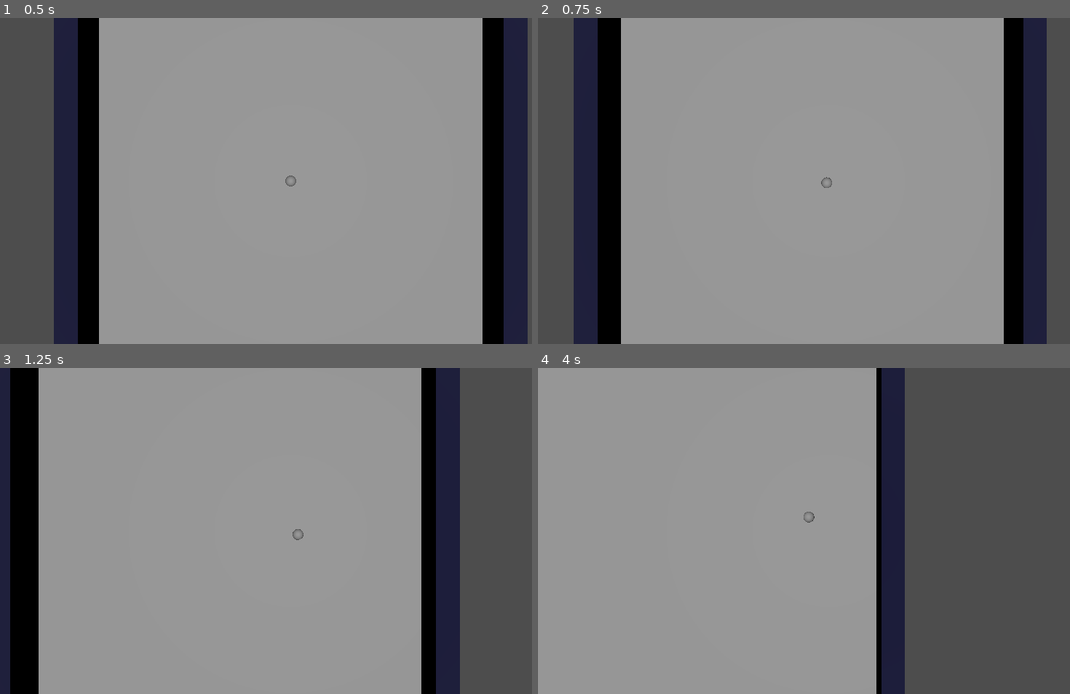
Above: before the commit, frames 1-4 (two rows, left to right).
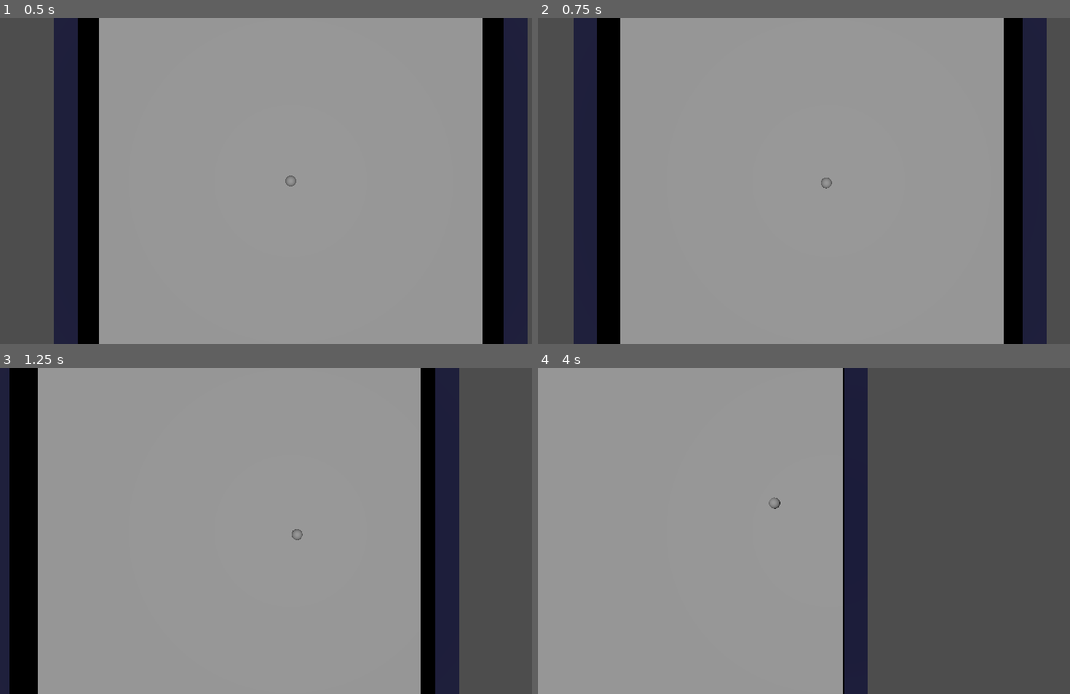
Above: after the commit, the same moments.

Repository: karstenpedersen/robo-blocks
Game: Godot game, scene res://src/scenes/game-scenes/tobias-world.tscn
Two runs of this game, one before a commit and one after it. Both use one fixed random seed, a clock stepped at 60 frames per second and the inputs below. The project has no main scene, so this scene is started directly.
Inputs (mouse positions are in pixels of both pictures, inside the frame that each line leads up to):
- Up to frame 1 (0.5 s): no input
- Up to frame 2 (0.75 s): tap Enter at 0.5 s; move the mouse to (958, 164) at 0.52 s; hold D (move_right) from 0.53 s (still down); hold Shift (sprint) from 0.53 s (still down)
- Up to frame 3 (1.25 s): keep holding D (move_right); keep holding Shift (sprint)
- Up to frame 4 (4 s): move the mouse to (713, 547) at 1.27 s; release D (move_right) at 1.28 s; release Shift (sprint) at 1.28 s; hold S (move_down) 1.28-2.03 s; tap Shift (sprint) at 1.35, 2.85 s; move the mouse to (889, 459) at 2.02 s; hold D (move_right) 2.03-2.78 s; hold Shift (sprint) 2.03-2.78 s; move the mouse to (798, 596) at 2.77 s; hold W (move_up) 2.78-3.53 s; move the mouse to (1000, 579) at 3.52 s; hold A (move_left) from 3.53 s (still down); hold Shift (sprint) from 3.53 s (still down)

Frame 1 is identical in both runs. In frame 2, 0.4% of the frame differs, in the area x 11-92%, y 0-100%; in frame 3, 0.7%; in frame 4, 12%, in the area x 43-69%, y 0-100%.

Commit message:
Improve follow target and cursor camera mode

Diff:
--- a/src/systems/camera/camera.gd
+++ b/src/systems/camera/camera.gd
@@ -40,22 +40,15 @@
 
 	match camera_mode:
 		CameraMode.FOLLOW_TARGET_AND_CURSOR:
-			#var cursor_position = get_global_mouse_position()
-			#var viewport_size = get_viewport_rect().size
 			var viewport_size = get_viewport().size
+			var target_plane = Plane(Vector3(0, 1, 0))
 			var mouse_pos = get_viewport().get_mouse_position()
-			var ray_length = 100
+			var ray_length = 1000
 			var from = project_ray_origin(mouse_pos)
 			var to = from + project_ray_normal(mouse_pos) * ray_length
-			var space = get_world_3d().direct_space_state
-			var ray_query = PhysicsRayQueryParameters3D.new()
-			ray_query.from = from
-			ray_query.to = to
-			ray_query.collide_with_areas = true
-			var raycast_result = space.intersect_ray(ray_query)
-			if not raycast_result.is_empty():
-				var cursor_position = raycast_result.position
+			var cursor_position = target_plane.intersects_ray(from, to)
 
+			if cursor_position:
 				var clamped = Vector2(
 					clamp(cursor_position.x, position.x - viewport_size.x, position.x + viewport_size.x),
 					clamp(cursor_position.z, position.z - viewport_size.y, position.z + viewport_size.y)
